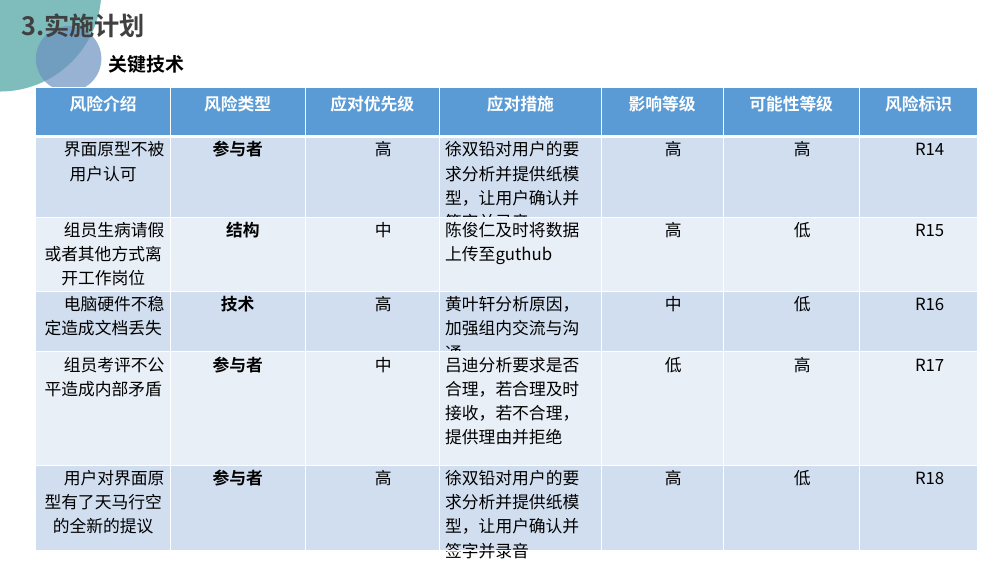
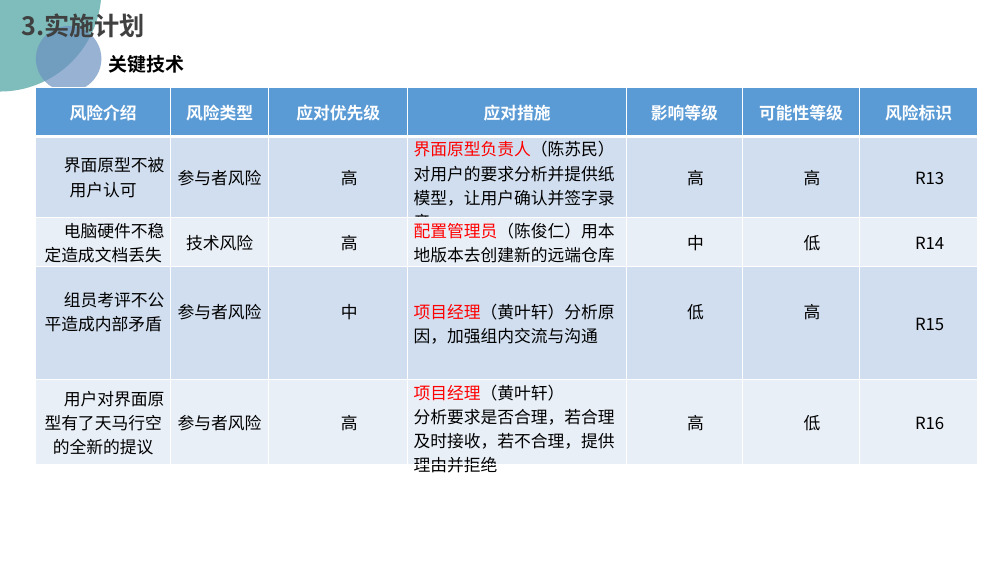
Before and after one commit to PRD2018/PRD2018-G15, a slide deck: slide 46 of 受控文档/01-需求工程项目计划/[PRD-15]需求工程项目计划.pptx (slide 29 before the commit). Drawn at 1008x567 pixels with LibreOffice and Linux fonts; fonts in the diff are those of the drawing; background and template pictures are left out. Boxes give left, top, right and bottom in pixels: in the first picture for what was removed or moved away, otherwise in the second. Text is boxed around its words. In the diff, an @@ line names an element or a change of style, - is before the commit and + after.

```diff
--- a/受控文档/01-需求工程项目计划/[PRD-15]需求工程项目计划.pptx
+++ b/受控文档/01-需求工程项目计划/[PRD-15]需求工程项目计划.pptx
@@ table at (36,88,978,477) @@
-row 2: 界面原型不被用户认可 | 参与者 | 高 | 徐双铅对用户的要求分析并提供纸模型，让用户确认并签字并录音 | 高 | 高 | R14
-row 3: 组员生病请假或者其他方式离开工作岗位 | 结构 | 中 | 陈俊仁及时将数据上传至guthub | 高 | 低 | R15
-row 4: 电脑硬件不稳定造成文档丢失 | 技术 | 高 | 黄叶轩分析原因，加强组内交流与沟通 | 中 | 低 | R16
-row 5: 组员考评不公平造成内部矛盾 | 参与者 | 中 | 吕迪分析要求是否合理，若合理及时接收，若不合理，提供理由并拒绝 | 低 | 高 | R17
-row 6: 用户对界面原型有了天马行空的全新的提议 | 参与者 | 高 | 徐双铅对用户的要求分析并提供纸模型，让用户确认并签字并录音 | 高 | 低 | R18
+row 2: 界面原型不被用户认可 | 参与者风险 | 高 | 界面原型负责人（陈苏民）对用户的要求分析并提供纸模型，让用户确认并签字录音 | 高 | 高 | R13
+row 3: 电脑硬件不稳定造成文档丢失 | 技术风险 | 高 | 配置管理员（陈俊仁）用本地版本去创建新的远端仓库 | 中 | 低 | R14
+row 4: 组员考评不公平造成内部矛盾 | 参与者风险 | 中 | 项目经理（黄叶轩）分析原因，加强组内交流与沟通 | 低 | 高 | R15
+row 5: 用户对界面原型有了天马行空的全新的提议 | 参与者风险 | 高 | 项目经理（黄叶轩） / 分析要求是否合理，若合理及时接收，若不合理，提供理由并拒绝 | 高 | 低 | R16
```
Also in this commit, not shown: 45 other slides changed, 5 slides added, 5 slides removed, 4 other files.
